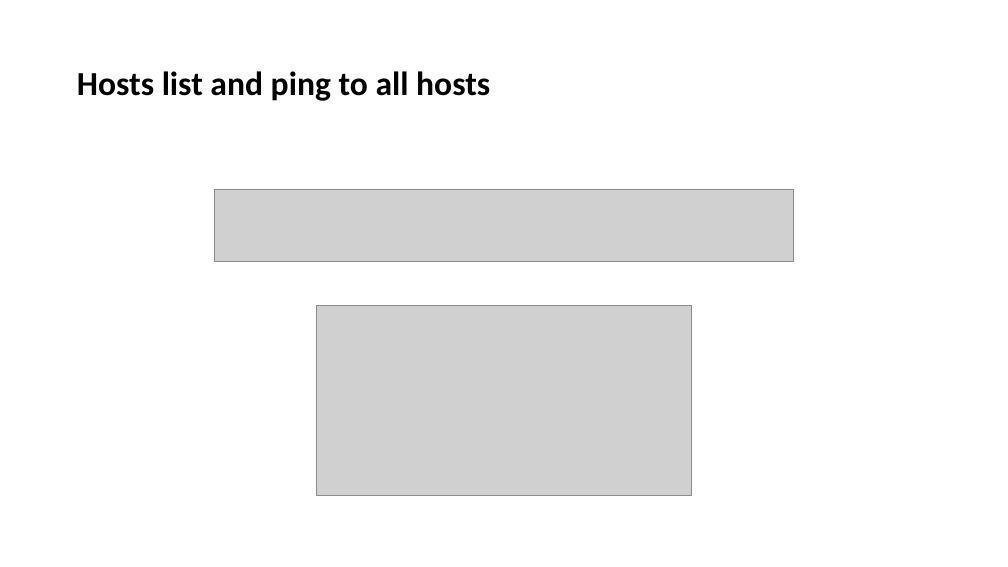
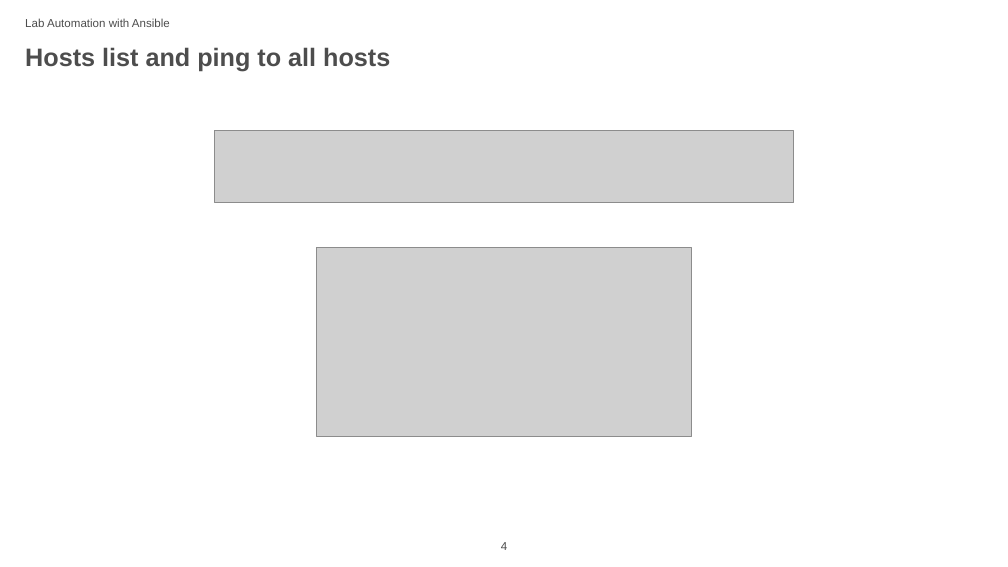
Before and after one commit to harshal-vaze/Automation-with-Ansible, a slide deck: slide 4 of Lab Automation.pptx (slide 2 before the commit). Drawn at 1008x567 pixels with LibreOffice and Linux fonts; fonts in the diff are those of the drawing; grey boxes stand for pictures; background and template pictures are left out. Boxes give left, top, right and bottom in pixels: in the first picture for what was removed or moved away, otherwise in the second. Text is boxed around its words. In the diff, an @@ line names an element or a change of style, - is before the commit and + after.

```diff
--- a/Lab Automation.pptx
+++ b/Lab Automation.pptx
@@ text added at bbox=[25, 18, 170, 27], 11 pt, text #4D4D4D @@
+Lab Automation with Ansible
@@ title "Hosts list and ping to ...": place and size @@
-title "Hosts list and ping to ..." at bbox=[77, 71, 490, 101]
+title "Hosts list and ping to ..." at bbox=[25, 47, 390, 72]
@@ title "Hosts list and ping to ..." at bbox=[25, 47, 390, 72]: size 32 to 24 pt, font Calibri to Arial, text colour #000000 to #4D4D4D; vertical alignment middle to top @@
@@ picture: place and size @@
-picture at bbox=[215, 189, 794, 262]
+picture at bbox=[215, 130, 794, 203]
@@ picture: place and size @@
-picture at bbox=[317, 306, 692, 495]
+picture at bbox=[317, 247, 692, 437]
@@ page number added at bbox=[501, 542, 507, 550], 11 pt, text #4B4B4B @@
+4
```
Also in this commit, not shown: 3 other slides changed, 15 slides added, 1 slide removed, 1 other file.
